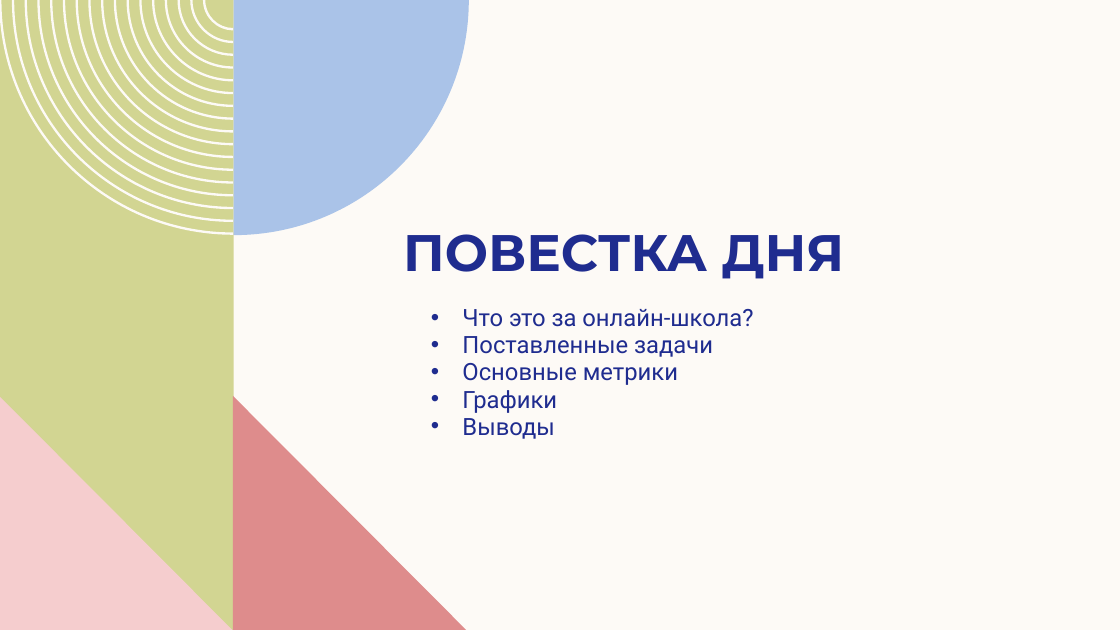
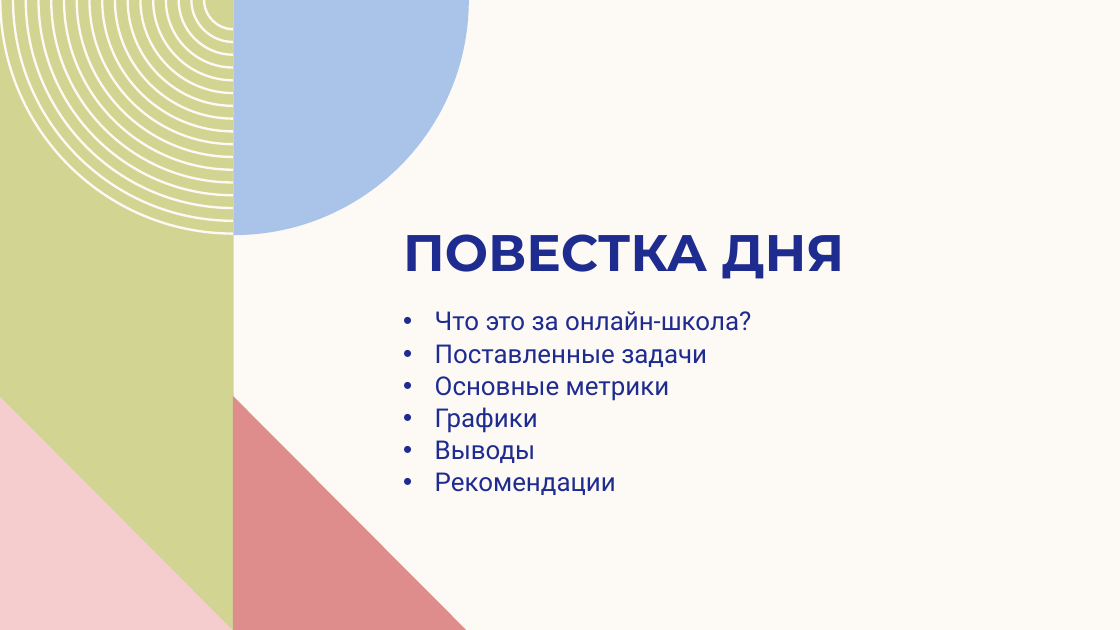
Before and after one commit to NatalliaVarabyova/data-analytics-project-96, a slide deck: slide 3 of Презентация.pptx. Drawn at 1120x630 pixels with LibreOffice and Linux fonts; fonts in the diff are those of the drawing. Boxes give left, top, right and bottom in pixels: in the first picture for what was removed or moved away, otherwise in the second. Text is boxed around its words. In the diff, an @@ line names an element or a change of style, - is before the commit and + after.

Commit message:
Исправления
Исправила по дашборду, внесла изменения в презентацию (поменяла график с ROI и шрифт подкорректировала)

```diff
--- a/Презентация.pptx
+++ b/Презентация.pptx
@@ text "Что это за онлайн-школа?": place and size @@
-text "Что это за онлайн-школа?" at [462,309,753,439]
+text "Что это за онлайн-школа?" at [435,311,751,495]
@@ text at [435,311,751,463]: size 20.4 to 22.2 pt in "Что это за онлайн-школа?", "Поставленные задачи", "Основные метрики", "Графики" and 1 more places; line spacing 0.8 to 0.9 @@
@@ text at [435,472,616,495]: paragraph added @@
+• Рекомендации
```
Also in this commit, not shown: 3 other slides changed, 4 other files.
